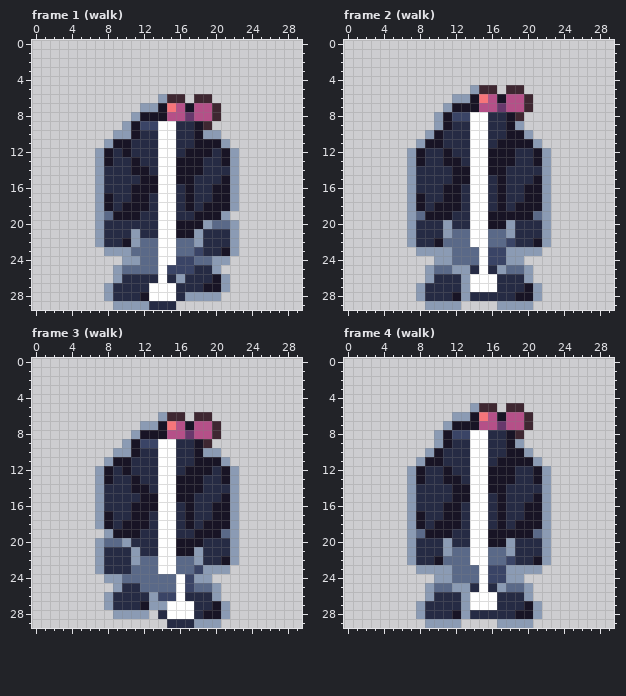
Pixel-art file -- art/minis/dog-pepe@62.aseprite. The picture above was drawn from the file before the commit.
30x30 pixels, 24 frames. Shown: frame 1 (walk), frame 2 (walk), frame 3 (walk), frame 4 (walk). The commit also changed other frames, which this record leaves out.
The same view after the edit:
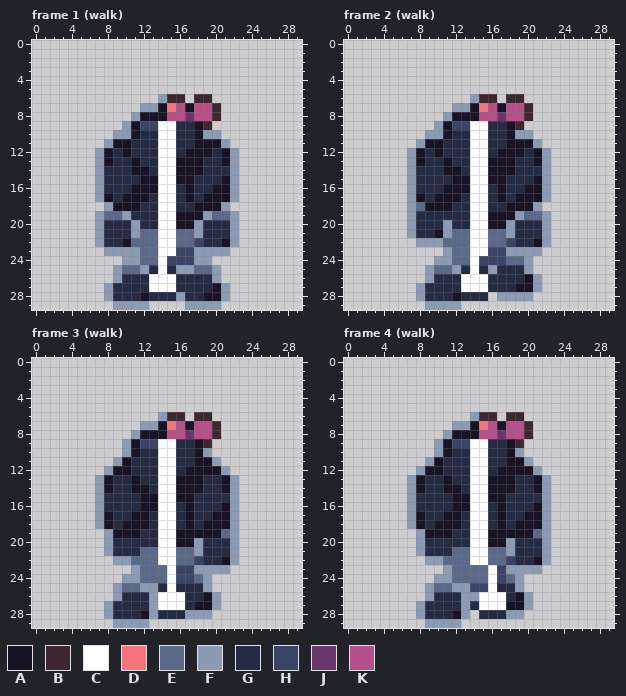
Palette (. is transparent): A #181425  B #3e2731  C #ffffff  D #f6757a  E #5a6988  F #8b9bb4  G #262b44  H #3a4466  J #68386c  K #b55088
Message: Clarify pack dog gait and reaction recovery
Changes in this commit:
Changed rows in their new state; - is an unchanged pixel.
Frame 1 (walk):
first column x 7:
17 ---A--------A---
18 .FA--G----GA--F.
19 --EFG----AA-FEEF
20 ----F------FGGG-
21 -----EE--EE-----
22 ----E------H--A-
23 ----F----HHFFFF.
24 --------H--FF..-
25 -----FG-GFFEE---
26 ------C-CG---F.-
27 ------------G---
28 ------GGGFGGAAF-
29 ------...-FFFF--
Frame 2 (walk):
first column x 7:
 5 -------...-..---
 6 -----..FBB.BB.--
 7 ----.FF-D-A-----
 8 ---.FAAAKKJKKB--
 9 -----HH-----B---
10 ---FA-------F---
11 ----------G-----
12 ---AG----G--A---
13 -----G----------
14 ----A-G----A----
15 ---------A------
16 ------A---------
17 ---A--------A---
18 -EA--G----GA--F.
19 -GGGG-------FE--
21 ---A------------
22 .FFF------------
23 -...---C--------
24 -------CH--EEF--
25 ------GCGFGGG---
26 ------C--G---AF-
27 ------C--G--A---
28 ------G--.FFFF.-
29 ----------....--
Frame 3 (walk):
first column x 7:
10 --.----------.--
11 -.F----------F.-
12 .FA----------AF.
14 -A------------A-
15 --------------G-
16 ----G--------G--
19 ---------AA-----
20 .FGG-------F----
21 .F--GEE--EE-----
22 ..FFE------H----
23 ....F--E-HHF----
24 -..FF---CH-E----
25 ---EEFFGCGGGF.--
26 -.F----CC---A---
27 -----G-C--GAAF.-
28 -FGGGAF-GGFFF..-
29 --FFFF--......--
Frame 4 (walk):
first column x 7:
 5 -------...-..---
 6 -----..FBB.BB.--
 7 ----.FF-D-A-----
 8 ---.FAAAKKJKKB--
 9 -----HH-----B---
10 --.FA-------F.--
11 -.F-------G--F.-
12 .FAAG----G--AAF.
13 -----G----------
14 -A--A-G----A--A-
15 ---------A----G-
16 ----G-A------G--
19 .F--------------
20 .F--G-----------
21 .F--G-----------
22 ..FF------------
23 -...----EC------
24 --------EC-E----
25 -------HHCGGF.--
26 -------F--C-A---
27 -------G--CAAF.-
28 -------.---FF..-
29 ----------....--
